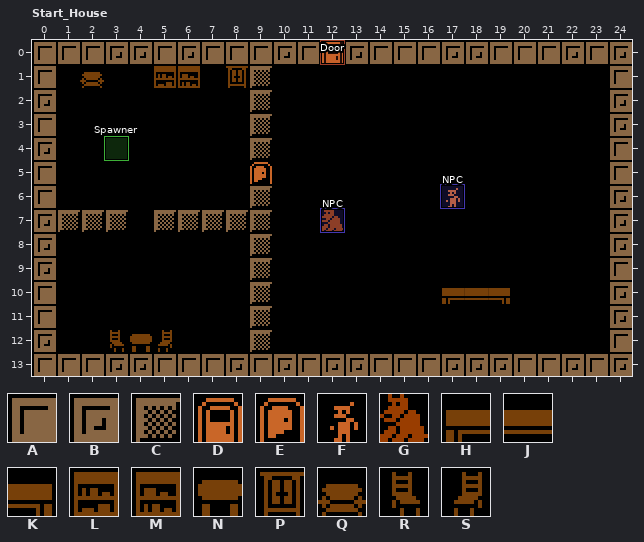
Two states of a LDtk project, assets/tilemap.ldtk. The picture above is the old version.
Cells are 12x12 px. Shown: Start_House x 0..24, y 0..13.
Key: from "Tileset": A 0, B 1, C 11, D 211, E 219, F 1134, G 2898, H 7210, J 7211, K 7212, L 7418, M 7419, N 7422, P 7429, Q 7430, R 7432, S 7434.
_ is an empty cell.
Objects are placed by their top-left corner, in cells (3,4 is the top-left corner of cell 3,4); size is 1x1 cell unless given.
Layer "Foreground" before, first column x 0:
 0 AAABBABAAABA_BAAABBAAABAB
 1 A_Q__LM_PC______________A
 2 B________C______________B
 3 A________C______________B
 4 B________C______________A
 5 A_______________________A
 6 A________C_______F______B
 7 BCCC_CCCCC__G___________B
 8 B________C______________B
 9 B________C______________A
10 A________C_______HJK____B
11 A________C______________B
12 B__RNS___C______________A
13 AAABBAAABABABBAAABBBAABAB
Objects on layer "Entities" before:
"Door" rectangle at 12,0
"NPC" rectangle at 17,6
"Spawner" rectangle at 3,4
"NPC" rectangle at 12,7
The result:
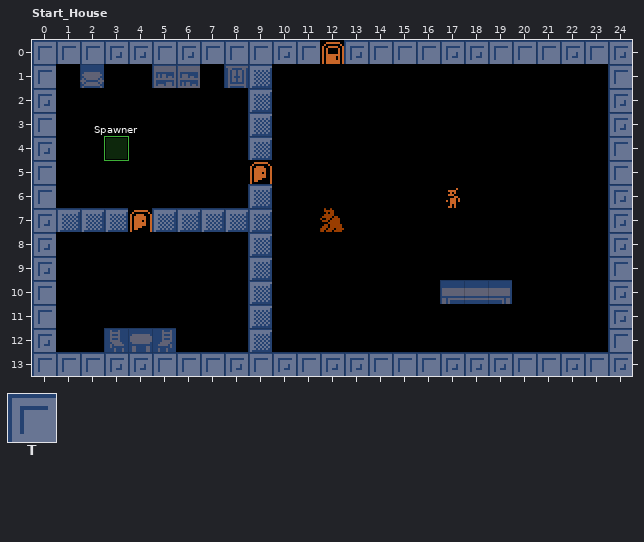
Further tiles: from "Collision": T 1 "Solid".
Tiles of an added or newly shown layer are drawn over the layers below it.
See-through tiles are keyed as they look on the map.
Changes in this commit:
Changed rows in their new state; . is an unchanged cell.
Layer "Entities":
changed: "Door" rectangle at 12,0 -> D "Door" at 12,0
changed: "NPC" rectangle at 17,6 -> F "NPC" at 17,6
changed: "NPC" rectangle at 12,7 -> G "NPC" at 12,7
Layer "Foreground":
first column x 4:
 6 ............._
 7 E......._.....
Layer "Background":
first column x 12:
 0 _
Layer "Collision" (added):
first column x 0:
 0 TTTTTTTTTTTT.TTTTTTTTTTTT
 1 T.T..TT.TT..............T
 2 T........T..............T
 3 T........T..............T
 4 T........T..............T
 5 T.......................T
 6 T........T..............T
 7 TTTT.TTTTT..............T
 8 T........T..............T
 9 T........T..............T
10 T........T.......TTT....T
11 T........T..............T
12 T..TTT...T..............T
13 TTTTTTTTTTTTTTTTTTTTTTTTT
Where, in picture pixels (left, top, right, bottom), the same in both pictures:
changed: (32, 40, 632, 376)
